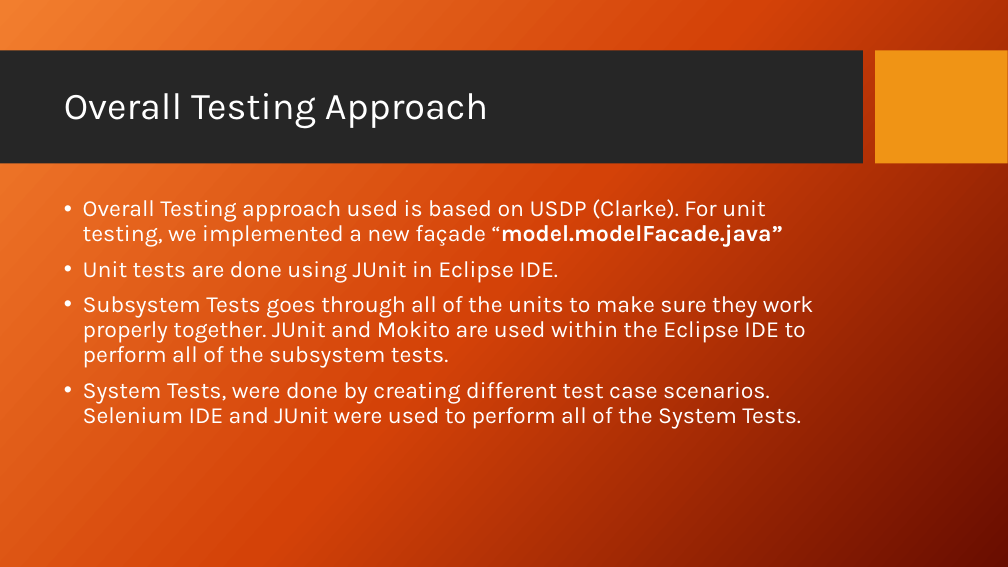
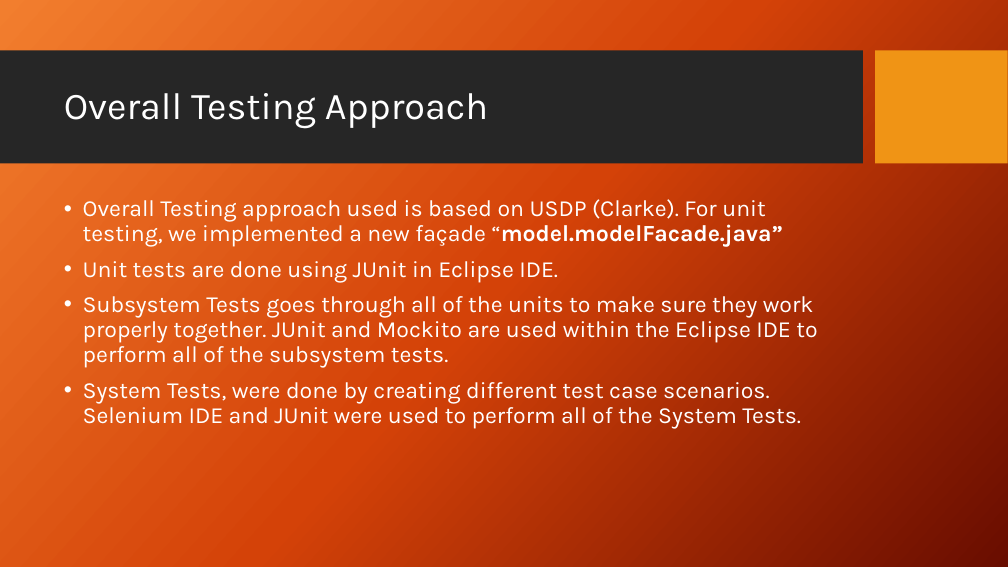
Before and after one commit to zzzzakhar/CEN4072-Team-1, a slide deck: slide 5 of Presentation1.pptx. Drawn at 1008x567 pixels with LibreOffice and Linux fonts; fonts in the diff are those of the drawing; background and template pictures are left out. Boxes give left, top, right and bottom in pixels: in the first picture for what was removed or moved away, otherwise in the second. Text is boxed around its words. In the diff, an @@ line names an element or a change of style, - is before the commit and + after.

Commit message:
add subsystem tests to ppt

```diff
--- a/Presentation1.pptx
+++ b/Presentation1.pptx
@@ text at (x1=83, y1=296, x2=817, y2=368): text changed @@
-• Subsystem Tests goes through all of the units to make sure they work properly together. JUnit and Mokito are used within the Eclipse IDE to perform all of the subsystem tests.
+• Subsystem Tests goes through all of the units to make sure they work properly together. JUnit and Mockito are used within the Eclipse IDE to perform all of the subsystem tests.
```
Also in this commit, not shown: 4 other slides changed.
